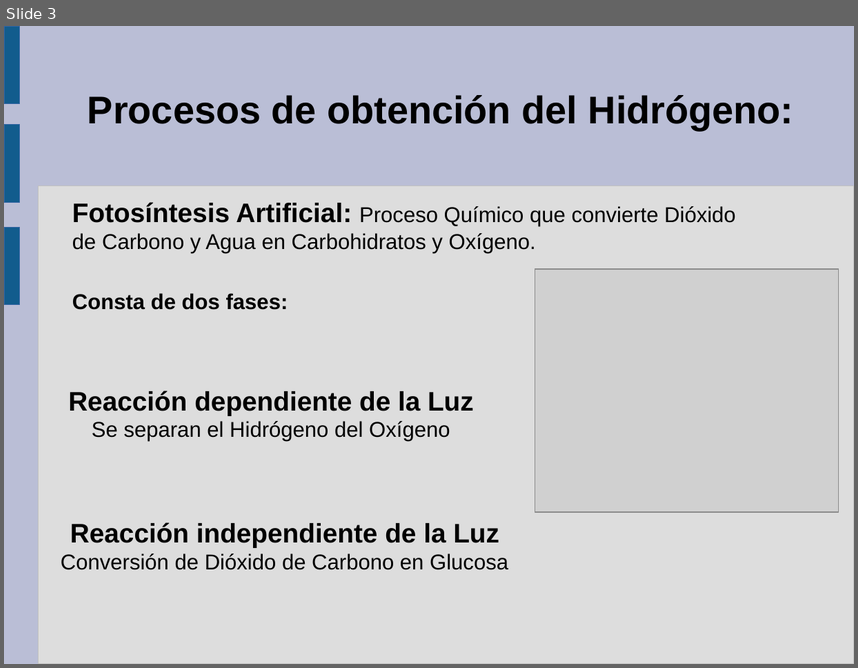
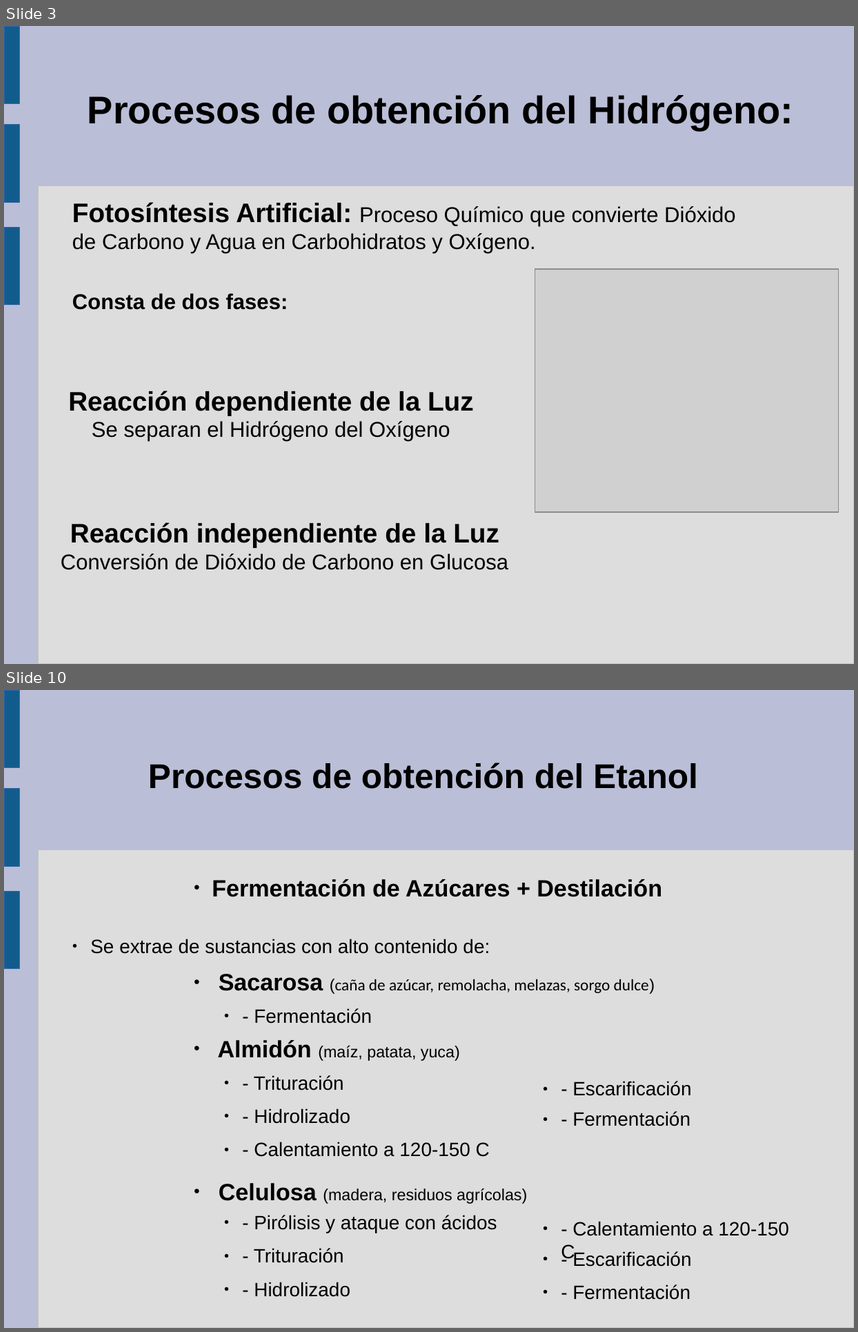
Before and after one commit to guanucoluis/proyecto5r1, a slide deck: Catedras/Tecnologia/Diapositiva de Gonzalo.odp. Shown one above the other, each under a label of ours: slide 3 before the commit, slides 3 and 10 after it; the slides between them are not shown. The pictures are 858x668 and 858x1332 pixels, drawn with LibreOffice and Linux fonts; fonts in the diff are those of the drawing; grey boxes stand for pictures. Boxes give left, top, right and bottom in pixels: in the first picture for what was removed or moved away, otherwise in the second. Text is boxed around its words. In the diff, an @@ line names an element or a change of style, - is before the commit and + after.

```diff
--- a/Catedras/Tecnologia/Diapositiva de Gonzalo.odp
+++ b/Catedras/Tecnologia/Diapositiva de Gonzalo.odp
@@ slide 10 added at (4,690,854,1328), background #BABED6; not listed: 4 template elements that a slide beside it also shows @@
@@ text added at (148,762,698,789), 32 pt, text #000000, bold @@
+Procesos de obtención del Etanol
@@ text added at (212,879,662,897), 22 pt, text #000000, bold @@
+● Fermentación de Azúcares + Destilación
@@ text added at (90,938,490,954), 18 pt, text #000000 @@
+● Se extrae de sustancias con alto contenido de:
@@ text added at (219,974,655,994), 15 pt, text #000000 @@
+● Sacarosa (caña de azúcar, remolacha, melazas, sorgo dulce)
@@ text added at (254,1008,372,1023), 18 pt, text #000000 @@
+● - Fermentación
@@ text added at (218,1040,460,1061), 15 pt, text #000000 @@
+● Almidón (maíz, patata, yuca)
@@ text added at (254,1075,344,1090), 18 pt, text #000000 @@
+● - Trituración
@@ text added at (573,1081,691,1096), 18 pt, text #000000 @@
+● - Escarificación
@@ text added at (254,1108,350,1123), 18 pt, text #000000 @@
+● - Hidrolizado
@@ text added at (573,1111,691,1126), 18 pt, text #000000 @@
+● - Fermentación
@@ text added at (254,1141,490,1156), 18 pt, text #000000 @@
+● - Calentamiento a 120-150 C
@@ text added at (219,1183,527,1203), 15 pt, text #000000 @@
+● Celulosa (madera, residuos agrícolas)
@@ text added at (254,1214,497,1232), 18 pt, text #000000 @@
+● - Pirólisis y ataque con ácidos
@@ text added at (561,1221,789,1261), 18 pt, text #000000 @@
+● - Calentamiento a 120-150 C
@@ text added at (254,1248,344,1263), 18 pt, text #000000 @@
+● - Trituración
@@ text added at (573,1251,691,1266), 18 pt, text #000000 @@
+● - Escarificación
@@ text added at (254,1281,350,1297), 18 pt, text #000000 @@
+● - Hidrolizado
@@ text added at (573,1284,691,1299), 18 pt, text #000000 @@
+● - Fermentación
```
Also in this commit, not shown: 4 slides changed, 5 other slides added, 5 slides removed.
